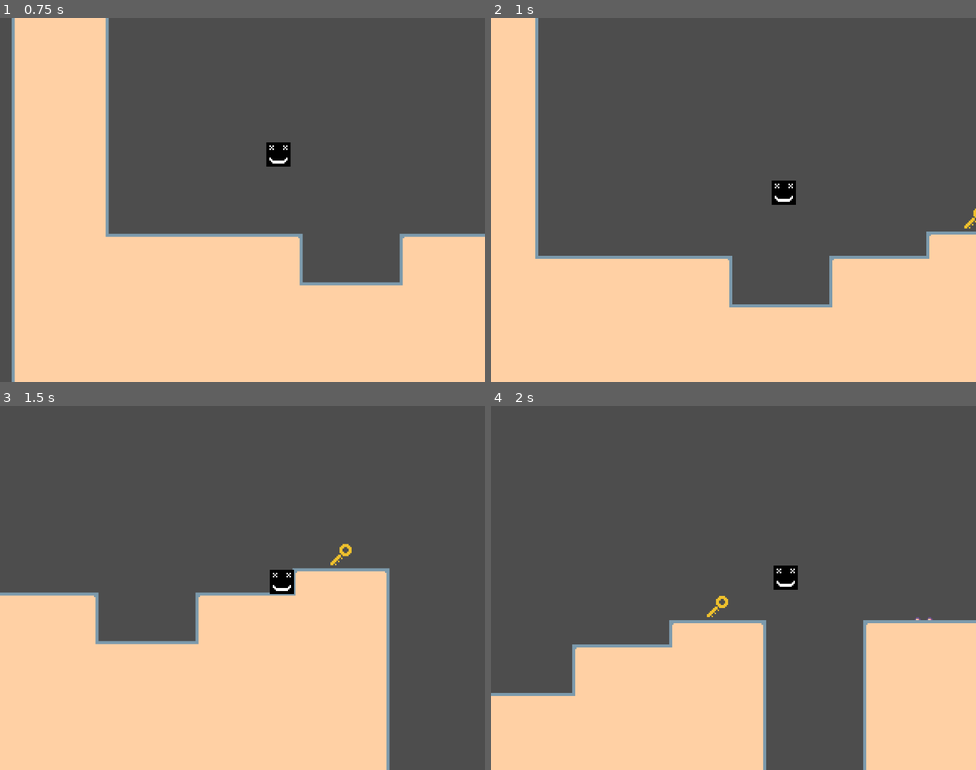
Above: before the commit, frames 1-4 (two rows, left to right).
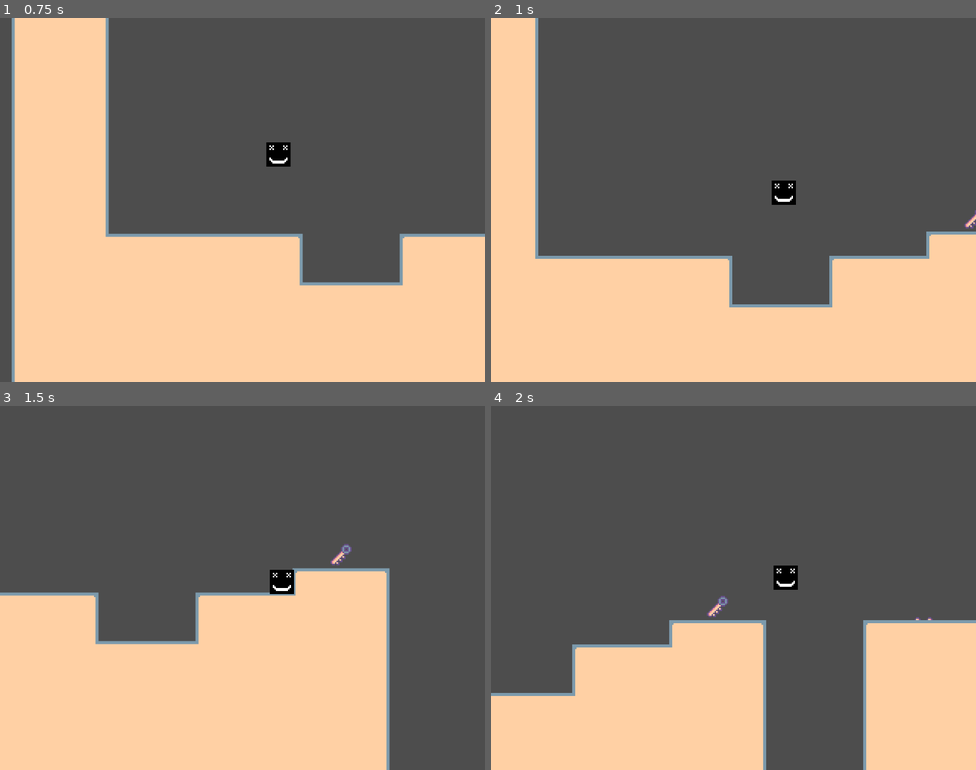
Above: after the commit, the same moments.

Repository: AashaStudios/DoodlyGameJam1
Game: Godot game, scene res://scenes/game.tscn
Two runs of this game, one before a commit and one after it. Both use one fixed random seed, a clock stepped at 60 frames per second and the inputs below.
Inputs:
- Up to frame 1 (0.75 s): tap Enter (ui_accept) at 0.5 s; hold Right (ui_right) from 0.53 s (still down)
- Up to frame 2 (1 s): keep holding Right (ui_right); tap Enter (ui_accept) at 0.77 s
- Up to frame 3 (1.5 s): keep holding Right (ui_right)
- Up to frame 4 (2 s): keep holding Right (ui_right); tap Enter (ui_accept) at 1.52 s

Frame 1 is identical in both runs. In frame 2, less than 0.1% of the frame differs, in the area x 97-100%, y 52-58%; in frame 3, 0.1%, in the area x 68-73%, y 37-44%; in frame 4, 0.1%.

Commit message:
Created Key and Gate Texture

Diff:
--- a/scenes/game.tscn
+++ b/scenes/game.tscn
@@ -461,7 +461,6 @@
 shape = SubResource("WorldBoundaryShape2D_iywne")
 
 [node name="Platforms" type="Node2D" parent="." unique_id=362450682]
-z_index = -1
 
 [node name="Platform" parent="Platforms" unique_id=2144402231 instance=ExtResource("3_lnu2h")]
 position = Vector2(1120, 56)
@@ -473,7 +472,6 @@
 position = Vector2(1120, -40)
 
 [node name="MovingPlatforms" type="Node2D" parent="." unique_id=302224798]
-z_index = -1
 
 [node name="Platform" parent="MovingPlatforms" unique_id=824075790 instance=ExtResource("3_lnu2h")]
 position = Vector2(864, 104)
@@ -545,7 +543,6 @@
 position = Vector2(568, 136)
 
 [node name="MovingSpikes" type="Node2D" parent="." unique_id=186773195]
-z_index = -1
 
 [node name="MovingSpike" parent="MovingSpikes" unique_id=1293692750 instance=ExtResource("6_p57ef")]
 position = Vector2(360, 96)
--- a/scenes/gate.tscn
+++ b/scenes/gate.tscn
@@ -7,6 +7,7 @@
 size = Vector2(20, 64)
 
 [node name="Gate" type="StaticBody2D" unique_id=79257486]
+z_index = -1
 collision_mask = 2
 script = ExtResource("1_xwxio")
 
--- a/scenes/moving_spike.tscn
+++ b/scenes/moving_spike.tscn
@@ -69,6 +69,7 @@
 radius = 7.0
 
 [node name="MovingSpike" type="Node2D" unique_id=1293692750]
+z_index = -1
 
 [node name="Sprite2D" type="Sprite2D" parent="." unique_id=889286940]
 position = Vector2(0, -16)
--- a/scenes/platform.tscn
+++ b/scenes/platform.tscn
@@ -6,6 +6,7 @@
 size = Vector2(64, 16)
 
 [node name="Platform" type="AnimatableBody2D" unique_id=2144402231]
+z_index = -1
 collision_mask = 2
 
 [node name="Sprite2D" type="Sprite2D" parent="." unique_id=9897765]
Binary file changed: assets/gate.png
Binary file changed: assets/key.png
